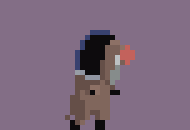
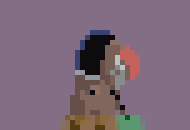
The second w=190, h=130 image is a revision of the first. Changes to its layers:
added layer "Collider" (30%) above "Hotspot" over 60, 115, 120, 130
added layer "Hotspot" (30%) above "Original" over 60, 115, 145, 130
added layer "Original" above "Bend" over 65, 60, 135, 130
added group "Bend" with 3 layers above "Move" over 65, 55, 140, 130
added layer "Bend01.png" in group "Bend" over 65, 55, 140, 130
added layer "Bend02.png" in group "Bend" over 65, 55, 140, 130
added layer "Bend03.png" in group "Bend" over 65, 55, 140, 130
